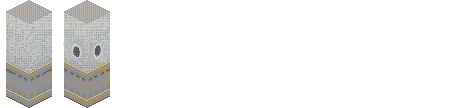
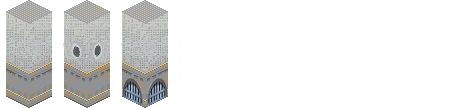
Comparing the layer stacks of the two (464, 108) images. Changes:
added layer "Layer 15 copy 2" above "Layer 15" over [123, 78, 167, 107]
added layer "Layer 13" above "Layer 12" over [64, 0, 181, 108]
